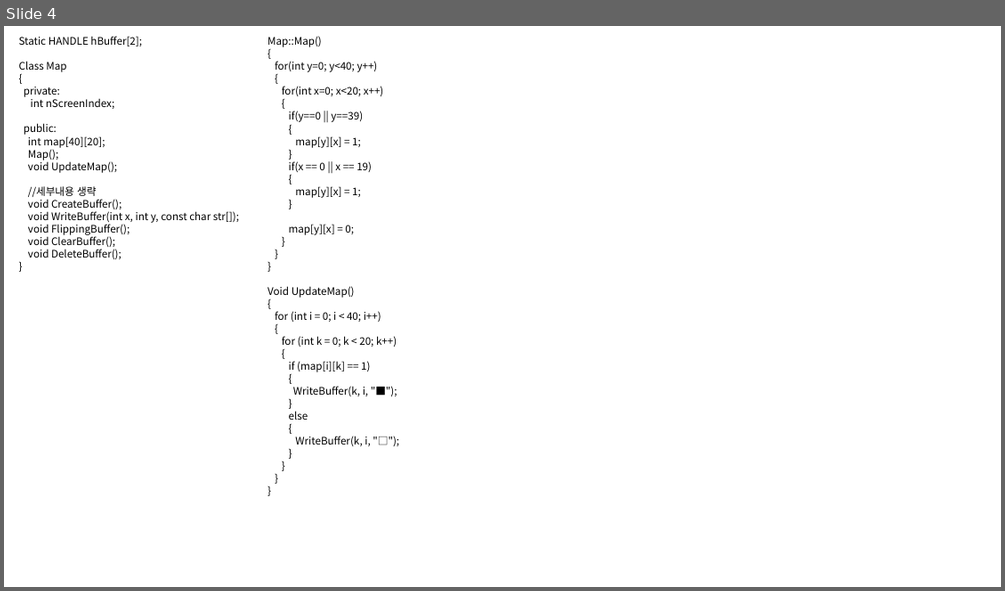
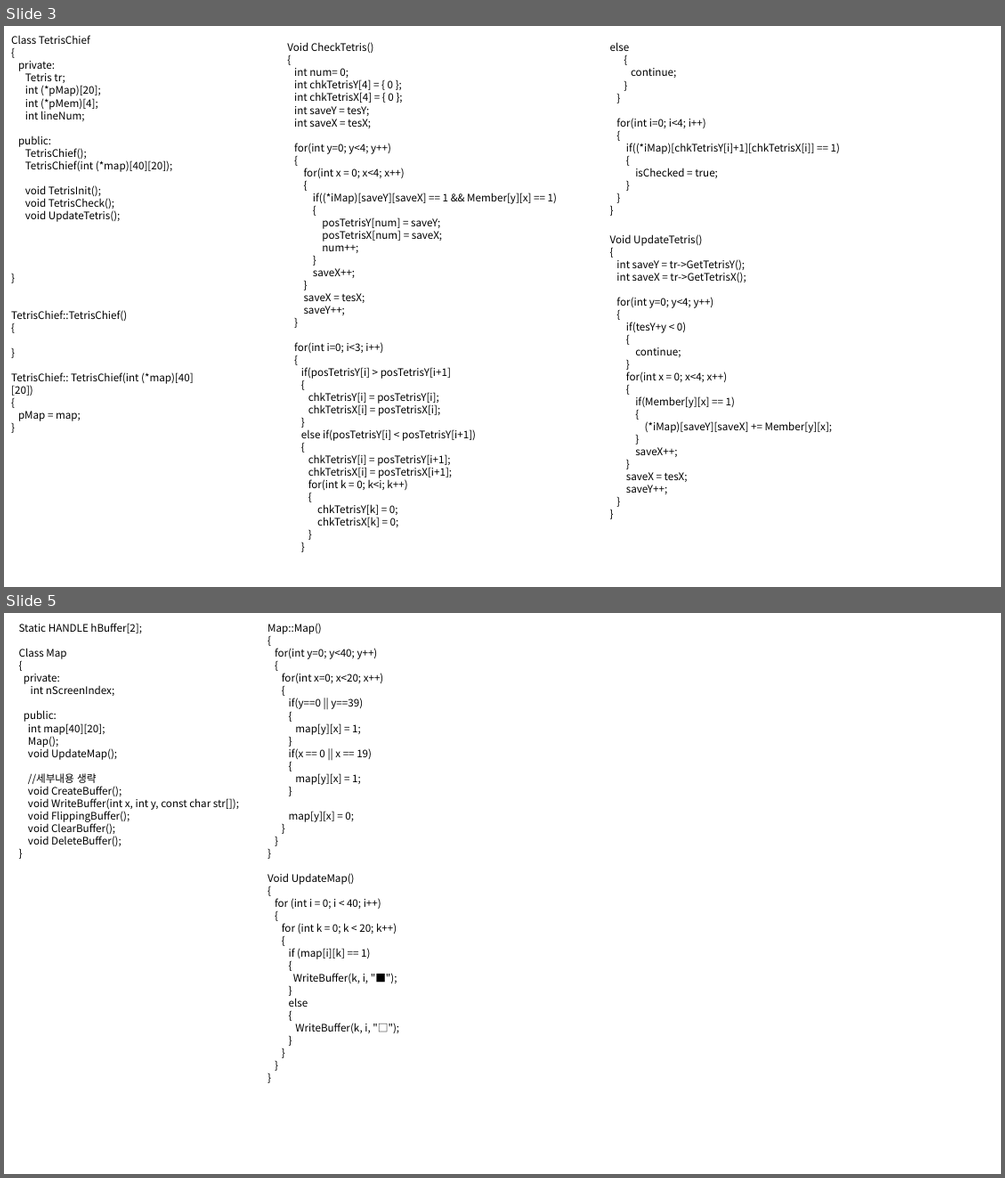
Before and after one commit to HEYHO8037/Tetris, a slide deck: Tetris.pptx. Shown one above the other, each under a label of ours: slide 4 before the commit, slides 3 and 5 after it; the slides between them are not shown. The pictures are 1005x591 and 1005x1178 pixels, drawn with LibreOffice and Linux fonts; fonts in the diff are those of the drawing. Boxes give left, top, right and bottom in pixels: in the first picture for what was removed or moved away, otherwise in the second. Text is boxed around its words. In the diff, an @@ line names an element or a change of style, - is before the commit and + after.

Commit message:
change classes

```diff
--- a/Tetris.pptx
+++ b/Tetris.pptx
@@ slide 3 added at (x1=4, y1=26, x2=1001, y2=587), background #FFFFFF @@
@@ text added at (x1=11, y1=35, x2=194, y2=421), 10 pt, text #000000 @@
+Class TetrisChief
+{
+private:
+Tetris tr;
+int (*pMap)[20];
+int (*pMem)[4];
+int lineNum;
+public:
+TetrisChief();
+TetrisChief(int (*map)[40][20]);
+void TetrisInit();
+void TetrisCheck();
+void UpdateTetris();
+}
+TetrisChief::TetrisChief()
+{
+}
+TetrisChief:: TetrisChief(int (*map)[40][20])
+{
+pMap = map;
+}
@@ text added at (x1=287, y1=42, x2=557, y2=527), 10 pt, text #000000 @@
+Void CheckTetris()
+{
+int num= 0;
+int chkTetrisY[4] = { 0 };
+int chkTetrisX[4] = { 0 };
+int saveY = tesY;
+int saveX = tesX;
+for(int y=0; y<4; y++)
+{
+for(int x = 0; x<4; x++)
+{
+if((*iMap)[saveY][saveX] == 1 && Member[y][x] == 1)
+{
+posTetrisY[num] = saveY;
+posTetrisX[num] = saveX;
+num++;
+}
+saveX++;
+}
+saveX = tesX;
+saveY++;
+}
+for(int i=0; i<3; i++)
+{
+if(posTetrisY[i] > posTetrisY[i+1]
+{
+chkTetrisY[i] = posTetrisY[i];
+chkTetrisX[i] = posTetrisX[i];
+}
+else if(posTetrisY[i] < posTetrisY[i+1])
+{
+chkTetrisY[i] = posTetrisY[i+1];
+chkTetrisX[i] = posTetrisX[i+1];
+for(int k = 0; k<i; k++)
+{
+chkTetrisY[k] = 0;
+chkTetrisX[k] = 0;
+}
+}
@@ text added at (x1=610, y1=42, x2=840, y2=178), 10 pt, text #000000 @@
+else
+{
+continue;
+}
+}
+for(int i=0; i<4; i++)
+{
+if((*iMap)[chkTetrisY[i]+1][chkTetrisX[i]] == 1)
+{
+isChecked = true;
+}
+}
+}
@@ text added at (x1=610, y1=234, x2=833, y2=494), 10 pt, text #000000 @@
+Void UpdateTetris()
+{
+int saveY = tr->GetTetrisY();
+int saveX = tr->GetTetrisX();
+for(int y=0; y<4; y++)
+{
+if(tesY+y < 0)
+{
+continue;
+}
+for(int x = 0; x<4; x++)
+{
+if(Member[y][x] == 1)
+{
+(*iMap)[saveY][saveX] += Member[y][x];
+}
+saveX++;
+}
+saveX = tesX;
+saveY++;
+}
+}
@@ what was slide 4 is now slide 5 @@
```
Also in this commit, not shown: 3 slides changed.
